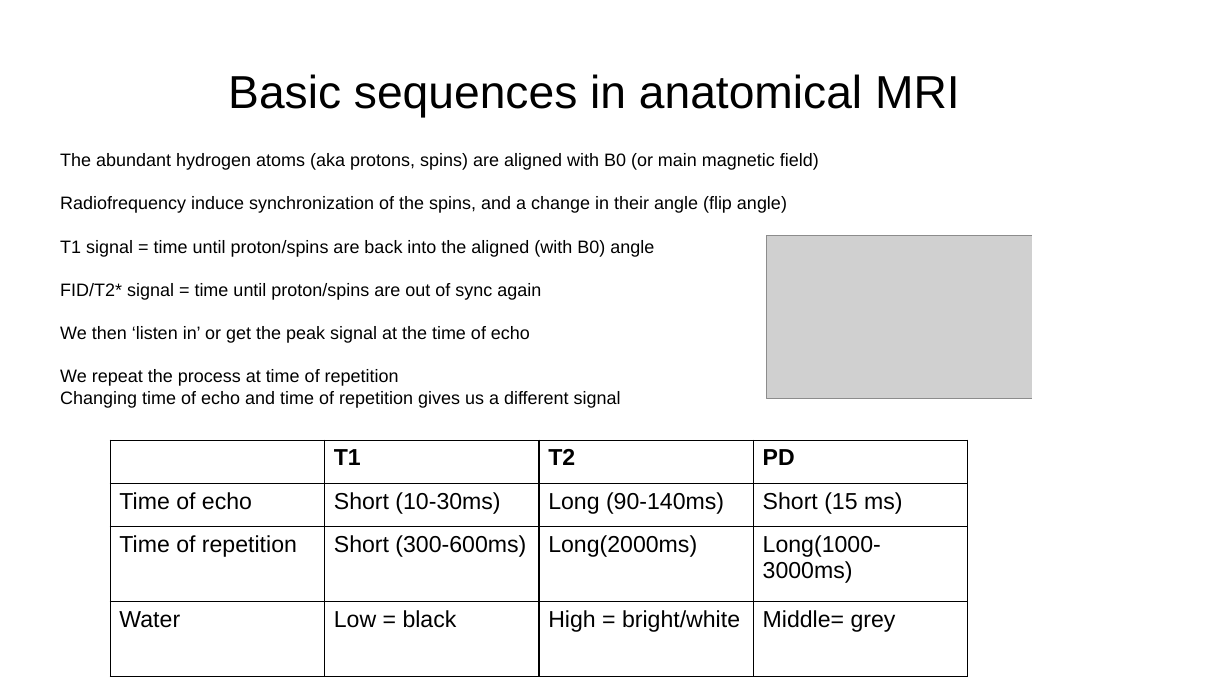
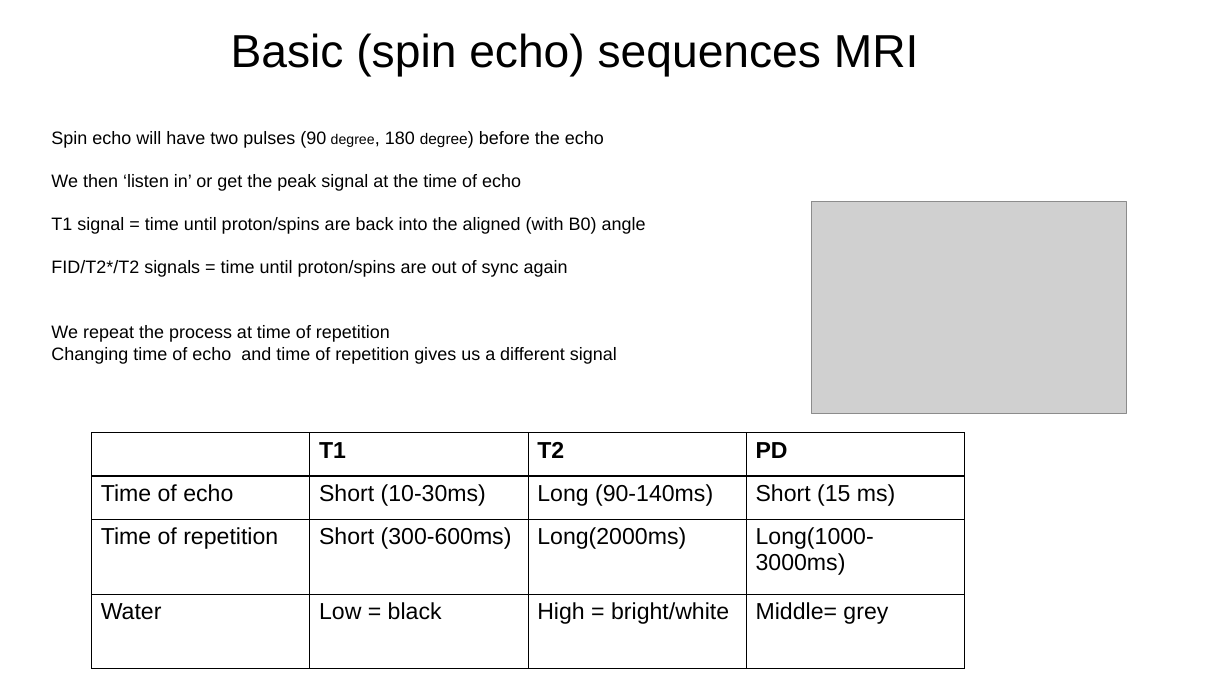
Before and after one commit to esciencecenter-digital-skills/medical-image-processing-materials, a slide deck: slide 6 of presentations/mri_lecture.pptx (slide 5 before the commit). Drawn at 1232x693 pixels with LibreOffice and Linux fonts; fonts in the diff are those of the drawing; grey boxes stand for pictures; background and template pictures are left out. Boxes give left, top, right and bottom in pixels: in the first picture for what was removed or moved away, otherwise in the second. Text is boxed around its words. In the diff, an @@ line names an element or a change of style, - is before the commit and + after.

```diff
--- a/presentations/mri_lecture.pptx
+++ b/presentations/mri_lecture.pptx
@@ text at <box>231,33,919,76</box>: text changed @@
-Basic sequences in anatomical MRI
+Basic (spin echo) sequences MRI
@@ text "Spin echo will have two ...": place and size @@
-text "Spin echo will have two ..." at <box>60,153,819,408</box>
+text "Spin echo will have two ..." at <box>51,131,646,364</box>
@@ text at <box>51,131,604,191</box>: text changed @@
-The abundant hydrogen atoms (aka protons, spins) are aligned with B0 (or main magnetic field)
-Radiofrequency induce synchronization of the spins, and a change in their angle (flip angle)
+Spin echo will have two pulses (90 degree, 180 degree) before the echo
+We then ‘listen in’ or get the peak signal at the time of echo
@@ picture: place and size @@
-picture at <box>766,236,1153,398</box>
+picture at <box>811,201,1127,414</box>
@@ rectangle removed at <box>1033,226,1161,416</box> @@
@@ text at <box>51,260,568,277</box>: text changed @@
-FID/T2* signal = time until proton/spins are out of sync again
-We then ‘listen in’ or get the peak signal at the time of echo
+FID/T2*/T2 signals = time until proton/spins are out of sync again
@@ table: place and size @@
-table at <box>110,440,968,677</box>
+table at <box>91,433,964,669</box>
```
Also in this commit, not shown: 2 slides added.
